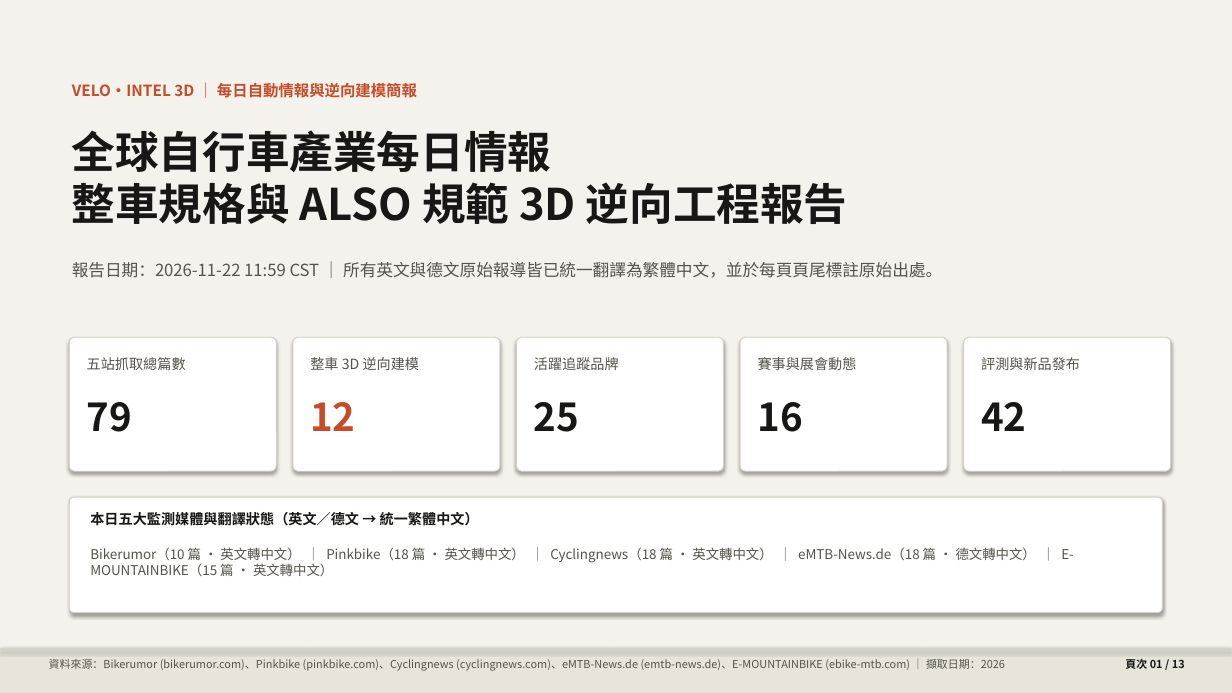
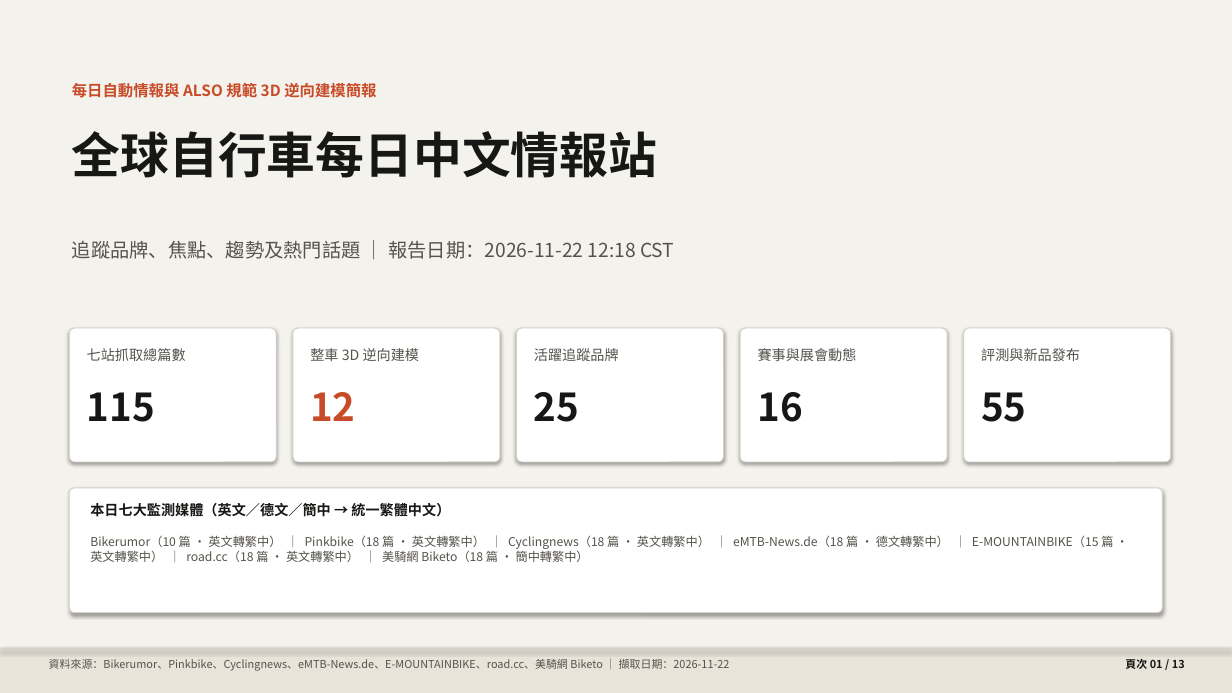
Before and after one commit to pc007ya/BikeResearch-Daily, a slide deck: slide 1 of docs/data/archive/2026-11-22_briefing.pptx. Drawn at 1232x693 pixels with LibreOffice and Linux fonts; fonts in the diff are those of the drawing. Boxes give left, top, right and bottom in pixels: in the first picture for what was removed or moved away, otherwise in the second. Text is boxed around its words. In the diff, an @@ line names an element or a change of style, - is before the commit and + after.

Commit message:
feat: rename to 全球自行車每日中文情報站, simplify subtitle, add road.cc & biketo.com (7 sources unified zh-TW)

```diff
--- a/docs/data/archive/2026-11-22_briefing.pptx
+++ b/docs/data/archive/2026-11-22_briefing.pptx
@@ text at [72,81,376,101]: text changed @@
-VELO·INTEL 3D ｜ 每日自動情報與逆向建模簡報
+每日自動情報與 ALSO 規範 3D 逆向建模簡報
@@ text at [72,131,657,178]: text changed; size 34 to 38 pt @@
-全球自行車產業每日情報
-整車規格與 ALSO 規範 3D 逆向工程報告
+全球自行車每日中文情報站
@@ text at [72,241,674,259]: text changed; size 13 to 15 pt @@
-報告日期：2026-11-22 11:59 CST ｜ 所有英文與德文原始報導皆已統一翻譯為繁體中文，並於每頁頁尾標註原始出處。
+追蹤品牌、焦點、趨勢及熱門話題 ｜ 報告日期：2026-11-22 12:18 CST
@@ 7 texts, 5 rounded rectangles: place and size @@
-7 texts, 5 rounded rectangles at [69,337,1171,471]
+7 texts, 5 rounded rectangles at [69,328,1171,462]
@@ text at [87,348,186,361]: text changed @@
-五站抓取總篇數
+七站抓取總篇數
@@ text at [87,392,155,422]: text changed @@
-79
+115
@@ text at [981,392,1026,422]: text changed @@
-42
+55
@@ rounded rectangle: place and size @@
-rounded rectangle at [69,497,1163,613]
+rounded rectangle at [69,488,1163,613]
@@ text at [90,503,450,517]: text changed @@
-本日五大監測媒體與翻譯狀態（英文／德文 → 統一繁體中文）
+本日七大監測媒體（英文／德文／簡中 → 統一繁體中文）
@@ text at [90,535,1113,562]: text changed; size 10.5 to 9.5 pt @@
-Bikerumor（10 篇 · 英文轉中文） ｜ Pinkbike（18 篇 · 英文轉中文） ｜ Cyclingnews（18 篇 · 英文轉中文） ｜ eMTB-News.de（18 篇 · 德文轉中文） ｜ E-MOUNTAINBIKE（15 篇 · 英文轉中文）
+Bikerumor（10 篇 · 英文轉繁中） ｜ Pinkbike（18 篇 · 英文轉繁中） ｜ Cyclingnews（18 篇 · 英文轉繁中） ｜ eMTB-News.de（18 篇 · 德文轉繁中） ｜ E-MOUNTAINBIKE（15 篇 · 英文轉繁中） ｜ road.cc（18 篇 · 英文轉繁中） ｜ 美騎網 Biketo（18 篇 · 簡中轉繁中）
@@ text at [49,659,730,671]: text changed @@
-資料來源：Bikerumor (bikerumor.com)、Pinkbike (pinkbike.com)、Cyclingnews (cyclingnews.com)、eMTB-News.de (emtb-news.de)、E-MOUNTAINBIKE (ebike-mtb.com) ｜ 擷取日期：2026
+資料來源：Bikerumor、Pinkbike、Cyclingnews、eMTB-News.de、E-MOUNTAINBIKE、road.cc、美騎網 Biketo ｜ 擷取日期：2026-11-22
```
Also in this commit, not shown: 4 other slides changed, 31 other files.
